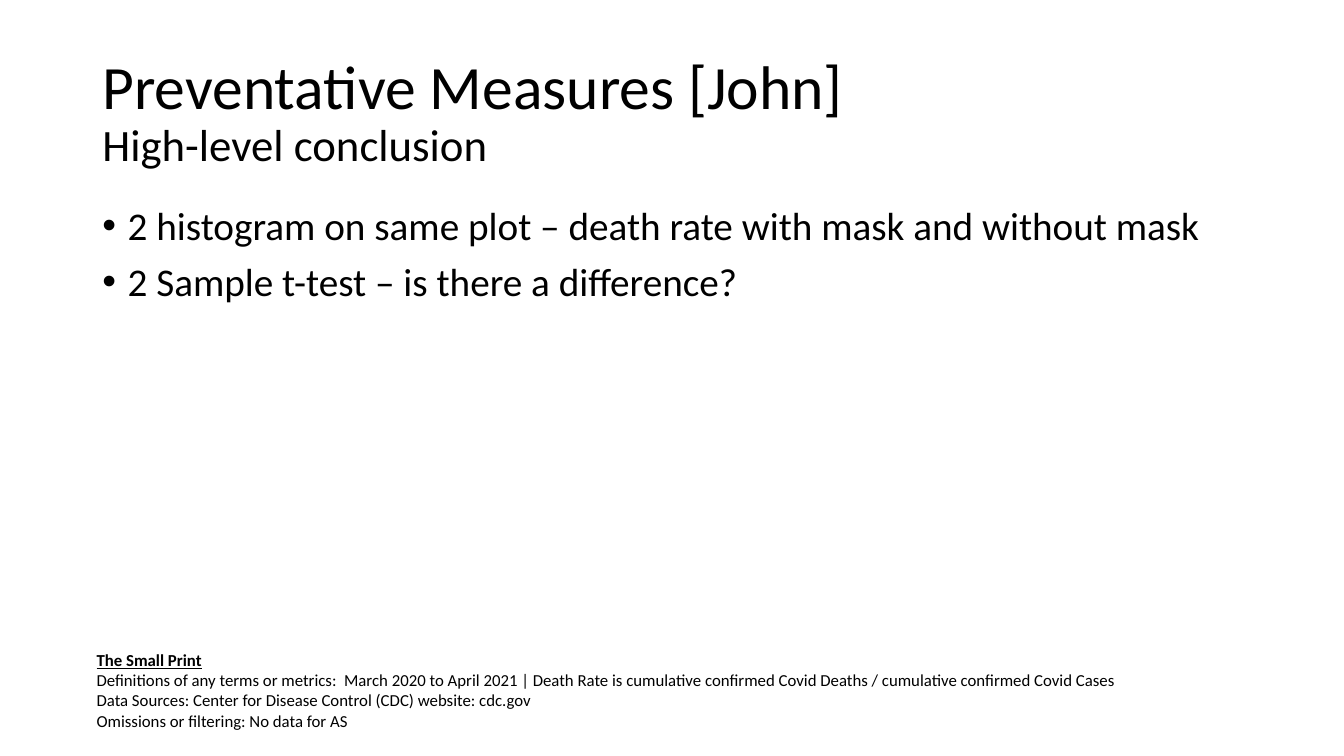
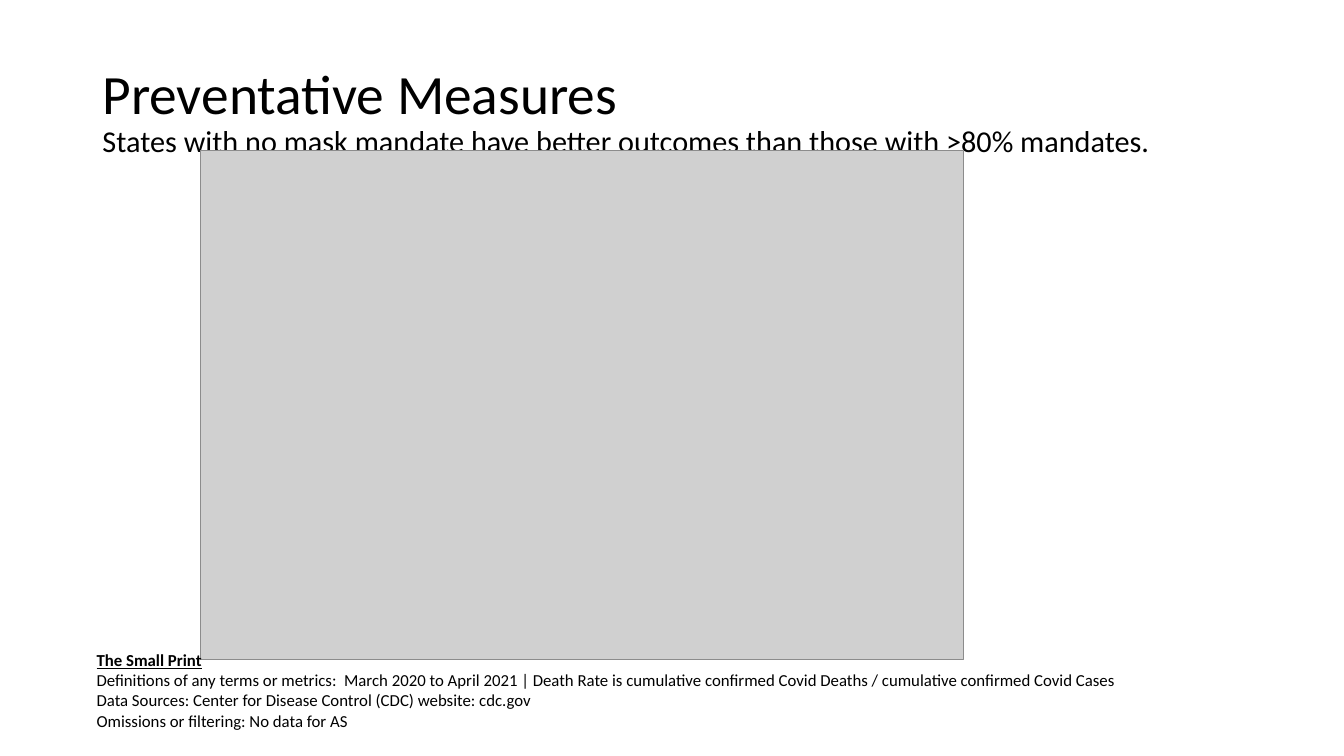
Before and after one commit to jenniecinelli/project_one, a slide deck: slide 12 of Folder0/Presentation.pptx (slide 13 before the commit). Drawn at 1344x756 pixels with LibreOffice and Linux fonts; fonts in the diff are those of the drawing; grey boxes stand for pictures. Boxes give left, top, right and bottom in pixels: in the first picture for what was removed or moved away, otherwise in the second. Text is boxed around its words. In the diff, an @@ line names an element or a change of style, - is before the commit and + after.

```diff
--- a/Folder0/Presentation.pptx
+++ b/Folder0/Presentation.pptx
@@ title at box(102, 75, 1149, 160): text changed; size 44 to 21.6 pt @@
-Preventative Measures [John]
-High-level conclusion
+Preventative Measures
+States with no mask mandate have better outcomes than those with >80% mandates.
@@ picture added at box(201, 151, 964, 660) @@
@@ text removed at box(128, 212, 1199, 303) @@
-• 2 histogram on same plot – death rate with mask and without mask
-• 2 Sample t-test – is there a difference?
```
Also in this commit, not shown: 6 other slides changed, 2 slides removed, 13 other files.
